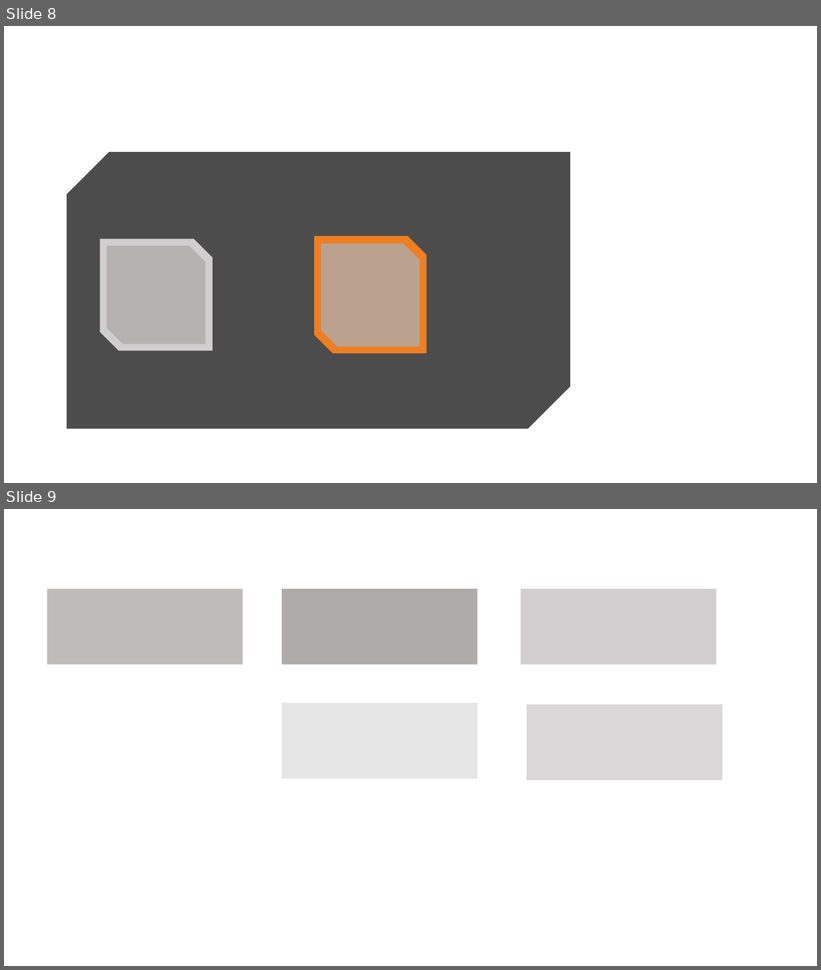
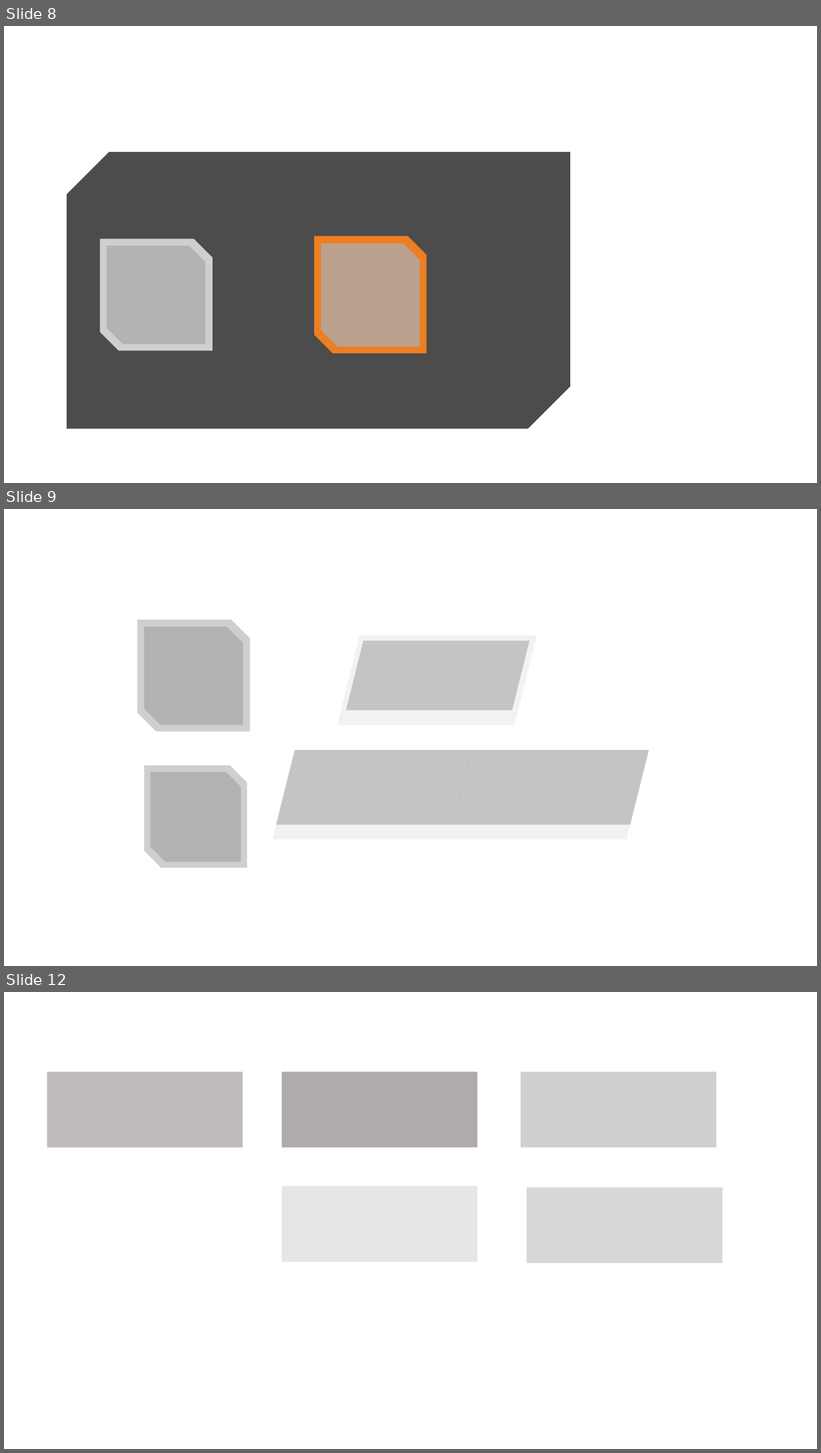
Before and after one commit to Seoha57/SW, a slide deck: Projects/SW_Design/UI/UI_design.pptx. Shown one above the other, each under a label of ours: slides 8 and 9 before the commit, slides 8, 9 and 12 after it; the slides between them are not shown. The pictures are 821x970 and 821x1453 pixels, drawn with LibreOffice and Linux fonts; fonts in the diff are those of the drawing. Boxes give left, top, right and bottom in pixels: in the first picture for what was removed or moved away, otherwise in the second. Text is boxed around its words. In the diff, an @@ line names an element or a change of style, - is before the commit and + after.

```diff
--- a/Projects/SW_Design/UI/UI_design.pptx
+++ b/Projects/SW_Design/UI/UI_design.pptx
@@ slide 9 added at (4, 509, 817, 966), background #FFFFFF @@
@@ snip diag rect added at (137, 619, 250, 731), fill #D0CECE @@
@@ snip diag rect added at (145, 626, 243, 725), fill #AFABAB at 80% opacity @@
@@ parallelogram added at (338, 636, 537, 725), fill #F2F2F2 @@
@@ parallelogram added at (346, 641, 530, 710), fill #999595 at 50% opacity @@
@@ snip diag rect added at (145, 766, 248, 868), fill #D0CECE @@
@@ parallelogram added at (273, 751, 472, 840), fill #F2F2F2 @@
@@ parallelogram added at (276, 751, 473, 826), fill #999595 at 50% opacity @@
@@ parallelogram added at (450, 751, 649, 840), fill #F2F2F2 @@
@@ parallelogram added at (453, 751, 649, 826), fill #999595 at 50% opacity @@
@@ snip diag rect added at (151, 772, 241, 862), fill #AFABAB at 80% opacity @@
@@ what was slide 9 is now slide 12 @@
```
Also in this commit, not shown: 1 slide changed, 3 other slides added, 1 slide removed, 48 other files.
